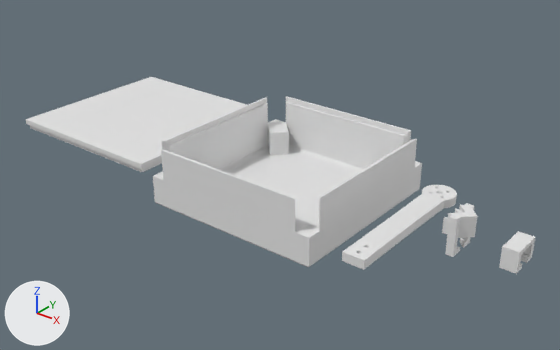
The Blender file Drone.blend as it was, and as the next commit left it.
Both versions are drawn from a 50 mm lens placed at (80.9, -104.1, 62.7), pointed at (-2.4, 0.1, -1.9). The axes (+X, +Y, +Z) are drawn at lower left. The lights are the same throughout.
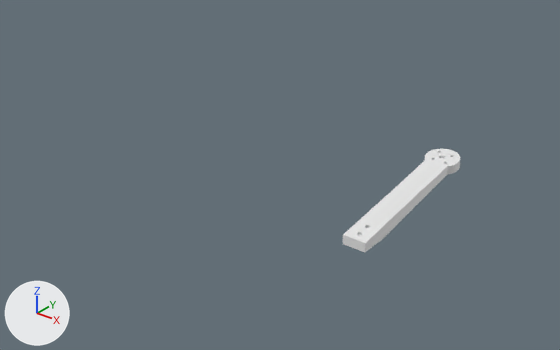
The edits, one by one:
Object 'Cube.004' (ob_cube_004) is now hidden.
Object 'Cube.006' (ob_cube_006) is now hidden.
Object 'Cube.007' (ob_cube_007) is now hidden.
Object 'Cube.008' (ob_cube_008) is now hidden.
Object 'Arm' (ob_arm) moves from (0.0, 0.0, 0.0) to (0.0, 0.0, 5.6).
Object 'Arm' (ob_arm) turns from (0, 0, 0) to (8, 0, 0) degrees about x, y and z.

What differs and where, as boxes [x1, y1, x2, y2] in the pictures (560 x 350 px):
'Cube.007', hidden: before [153, 96, 422, 267]
'Cube.008', hidden: before [26, 77, 247, 172]
'Arm', moved, turned: before [342, 185, 457, 270]; after [343, 149, 460, 252]
'Cube.004', hidden: before [442, 203, 478, 257]
'Cube.006', hidden: before [499, 231, 535, 274]
